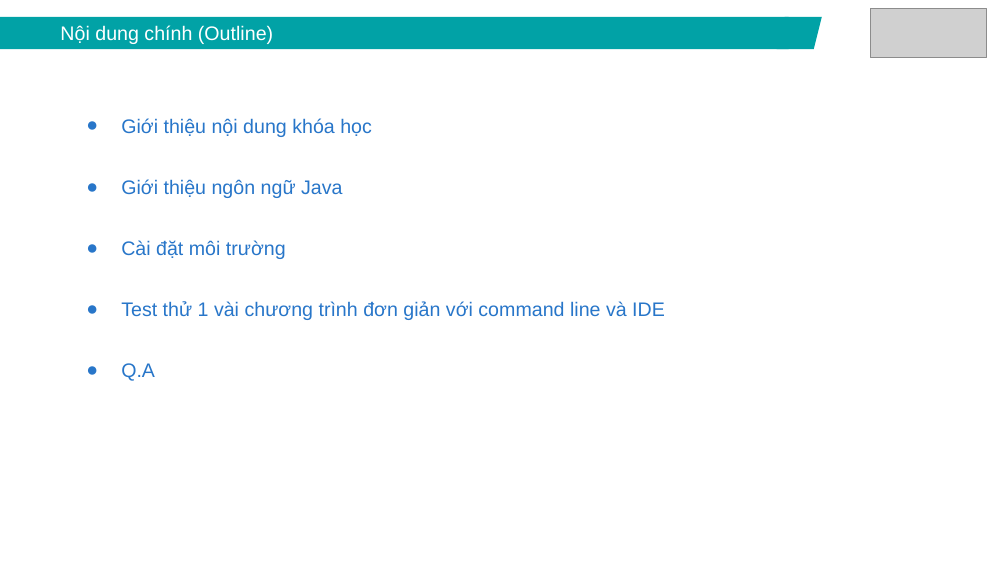
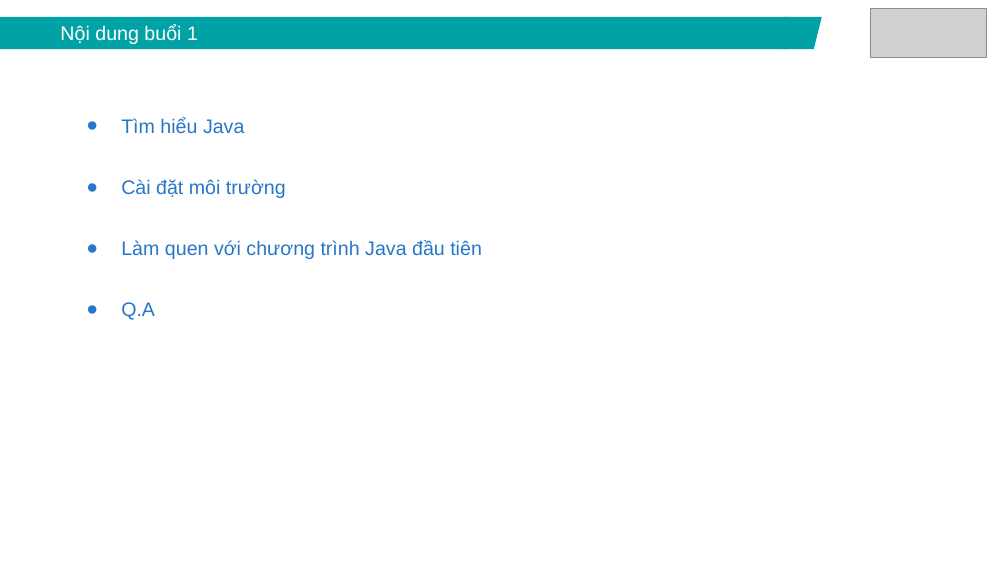
Before and after one commit to lamxung55/javacore, a slide deck: slide 4 of ppt/Java core - Lecture 1 - Introduction.pptx (slide 3 before the commit). Drawn at 1008x567 pixels with LibreOffice and Linux fonts; fonts in the diff are those of the drawing; grey boxes stand for pictures. Boxes give left, top, right and bottom in pixels: in the first picture for what was removed or moved away, otherwise in the second. Text is boxed around its words. In the diff, an @@ line names an element or a change of style, - is before the commit and + after.

```diff
--- a/ppt/Java core - Lecture 1 - Introduction.pptx
+++ b/ppt/Java core - Lecture 1 - Introduction.pptx
@@ text in rectangle at box(60, 25, 198, 44): text changed @@
-Nội dung chính (Outline)
+Nội dung buổi 1
@@ text at box(121, 117, 244, 133): text changed @@
-● Giới thiệu nội dung khóa học
-● Giới thiệu ngôn ngữ Java
+● Tìm hiểu Java
@@ text at box(121, 240, 482, 259): text changed @@
-● Test thử 1 vài chương trình đơn giản với command line và IDE
+● Làm quen với chương trình Java đầu tiên
```
Also in this commit, not shown: 4 other slides changed, 5 slides added, 5 slides removed.
